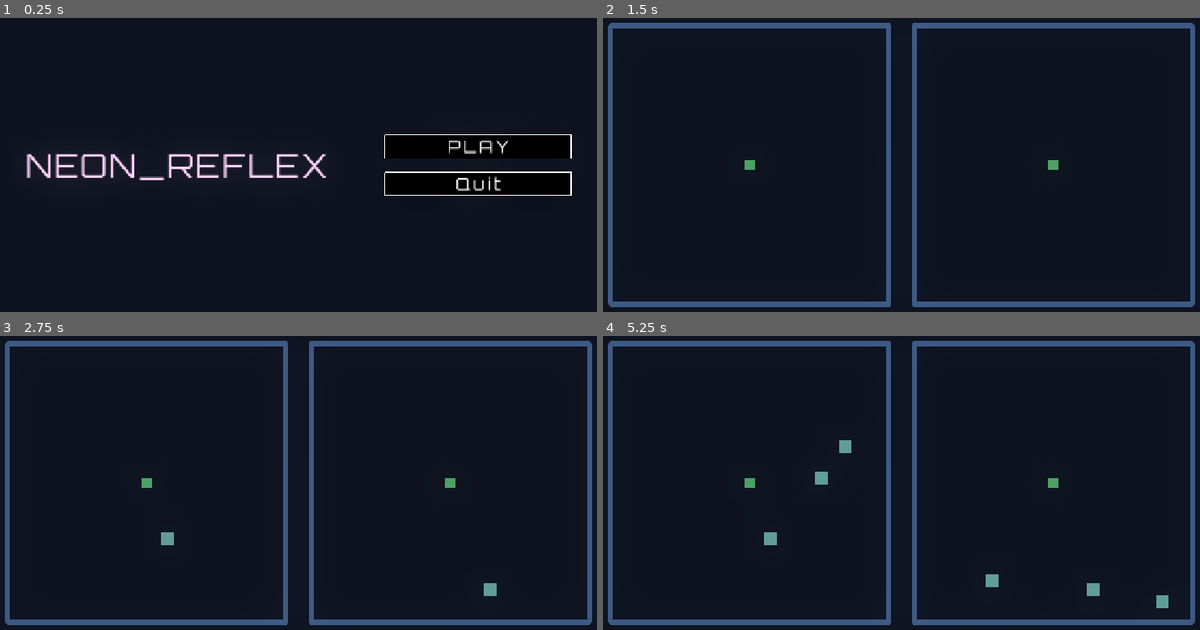
Above: before the commit, frames 1-4 (two rows, left to right).
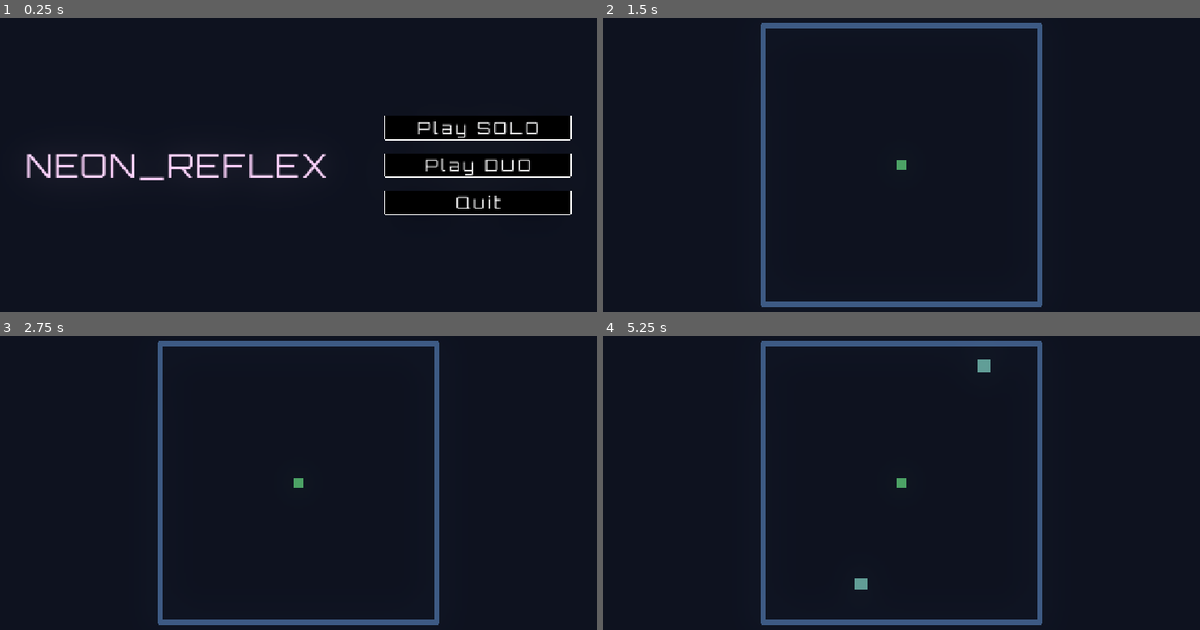
Above: after the commit, the same moments.

Repository: Marina-Banov/ggj-2026
Game: Godot game, scene res://Scenes/main_menu.tscn
Same seed, same stepped clock (60 frames per second), same inputs: the game is played once before the commit and once after it.
Inputs (mouse positions are in pixels of both pictures, inside the frame that each line leads up to):
- Up to frame 1 (0.25 s): no input
- Up to frame 2 (1.5 s): click (1080, 147) at 0.5 s, where only the run before the commit has a clickable "PLAY"; click (1080, 126) at 1.25 s, where only the run after the commit has a clickable "Play SOLO"
- Up to frame 3 (2.75 s): tap Enter at 2 s
- Up to frame 4 (5.25 s): tap Space at 2.75, 4.25 s; tap Enter at 3.5, 5 s

The runs differ from the first frame. In frame 1, 8.8% of the frame differs, in the area x 64-96%, y 33-68%; in frame 2, 6.8%; in frame 3, 7.0%; in frame 4, 7.5%.

Commit message:
add solo play mode

Diff:
--- /dev/null
+++ b/Scenes/game_solo.tscn
@@ -0,0 +1,31 @@
+[gd_scene load_steps=6 format=3 uid="uid://b1prt8d08w5ok"]
+
+[ext_resource type="Script" uid="uid://p501xpk25x5e" path="res://Scripts/game_solo.gd" id="1_7lhal"]
+[ext_resource type="Environment" uid="uid://bap1tngmqa2y8" path="res://Resources/environment.tres" id="1_v265e"]
+[ext_resource type="PackedScene" uid="uid://sewt5itu3e0u" path="res://Scenes/player.tscn" id="2_7lhal"]
+[ext_resource type="PackedScene" uid="uid://btmihvoaaef4b" path="res://Scenes/arena.tscn" id="3_vdxbm"]
+[ext_resource type="PackedScene" uid="uid://dwb1gu3cggcp8" path="res://Scenes/game_over.tscn" id="4_sn57n"]
+
+[node name="GameSolo" type="Node2D"]
+script = ExtResource("1_7lhal")
+
+[node name="WorldEnvironment" type="WorldEnvironment" parent="."]
+environment = ExtResource("1_v265e")
+
+[node name="Background" type="ColorRect" parent="."]
+offset_right = 1280.0
+offset_bottom = 720.0
+color = Color(0.05882353, 0.07058824, 0.10980392, 1)
+
+[node name="Player" parent="." instance=ExtResource("2_7lhal")]
+unique_name_in_owner = true
+position = Vector2(556, 357)
+player_id = 1
+
+[node name="Arena" parent="." instance=ExtResource("3_vdxbm")]
+unique_name_in_owner = true
+position = Vector2(555, 356)
+
+[node name="GameOver" parent="." instance=ExtResource("4_sn57n")]
+unique_name_in_owner = true
+visible = false
--- a/Scenes/main_menu.tscn
+++ b/Scenes/main_menu.tscn
@@ -54,15 +54,21 @@
 size_flags_horizontal = 3
 theme_override_constants/separation = 25
 
-[node name="Play" type="Button" parent="MarginContainer/HBoxContainer/VBoxContainer"]
+[node name="PlaySolo" type="Button" parent="MarginContainer/HBoxContainer/VBoxContainer"]
 layout_mode = 2
 theme = ExtResource("2_48xlc")
-text = "PLAY"
+text = "Play SOLO"
+
+[node name="PlayDuo" type="Button" parent="MarginContainer/HBoxContainer/VBoxContainer"]
+layout_mode = 2
+theme = ExtResource("2_48xlc")
+text = "Play DUO"
 
 [node name="Quit" type="Button" parent="MarginContainer/HBoxContainer/VBoxContainer"]
 layout_mode = 2
 theme = ExtResource("2_48xlc")
 text = "Quit"
 
-[connection signal="pressed" from="MarginContainer/HBoxContainer/VBoxContainer/Play" to="." method="_on_play_pressed"]
+[connection signal="pressed" from="MarginContainer/HBoxContainer/VBoxContainer/PlaySolo" to="." method="_on_play_solo_pressed"]
+[connection signal="pressed" from="MarginContainer/HBoxContainer/VBoxContainer/PlayDuo" to="." method="_on_play_duo_pressed"]
 [connection signal="pressed" from="MarginContainer/HBoxContainer/VBoxContainer/Quit" to="." method="_on_quit_pressed"]
--- /dev/null
+++ b/Scripts/game_solo.gd
@@ -0,0 +1,7 @@
+extends Node2D
+
+
+func _ready() -> void:
+	var vw = get_viewport_rect().size
+	%Arena.position = vw / 2
+	%Player.position = vw / 2
--- a/Scripts/main_menu.gd
+++ b/Scripts/main_menu.gd
@@ -1,8 +1,11 @@
 extends CanvasLayer
 
 
+func _on_play_solo_pressed() -> void:
+	get_tree().change_scene_to_file("res://Scenes/game_solo.tscn")
 
-func _on_play_pressed() -> void:
+
+func _on_play_duo_pressed() -> void:
 	get_tree().change_scene_to_file("res://Scenes/game.tscn")
 
 
Not shown: 1 places in Scenes/main_menu.tscn that only renumber resources
